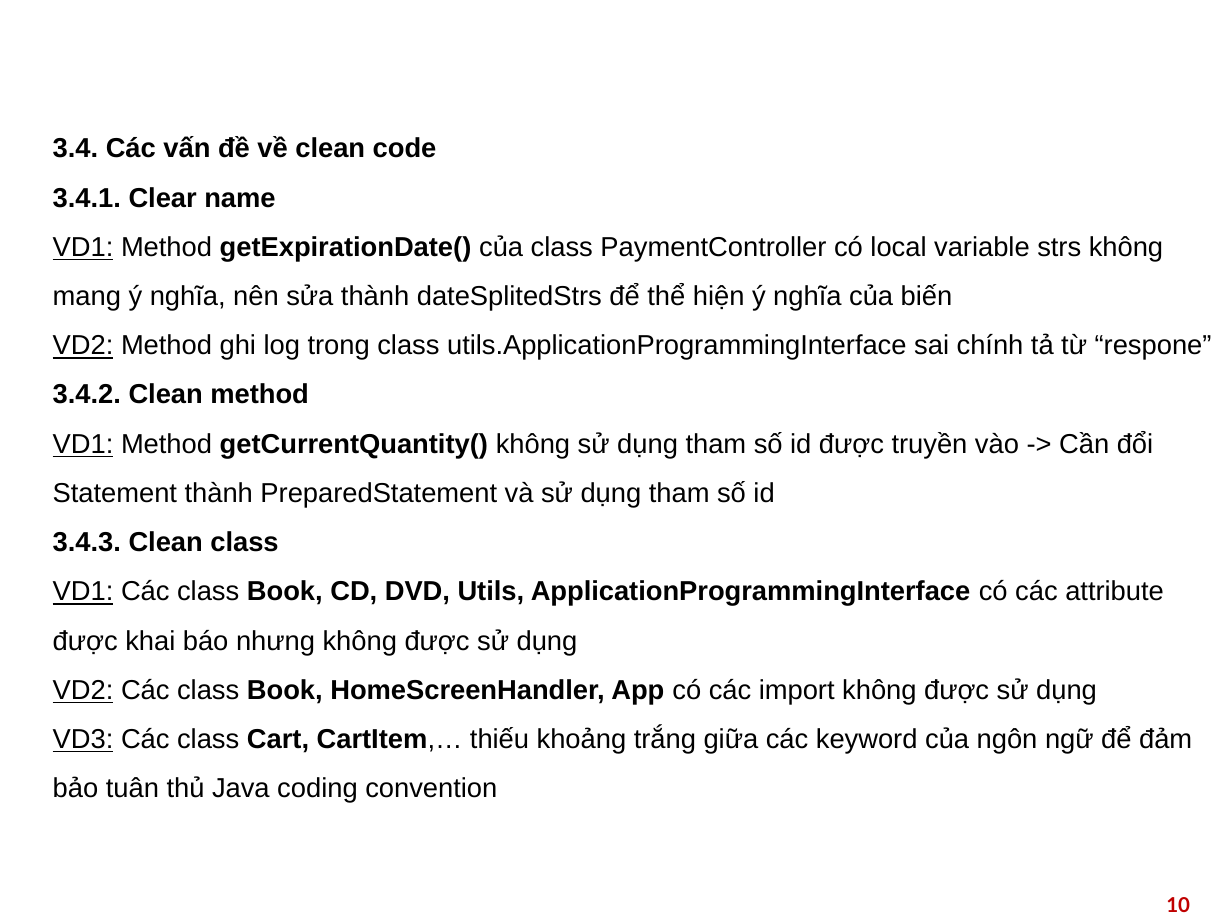
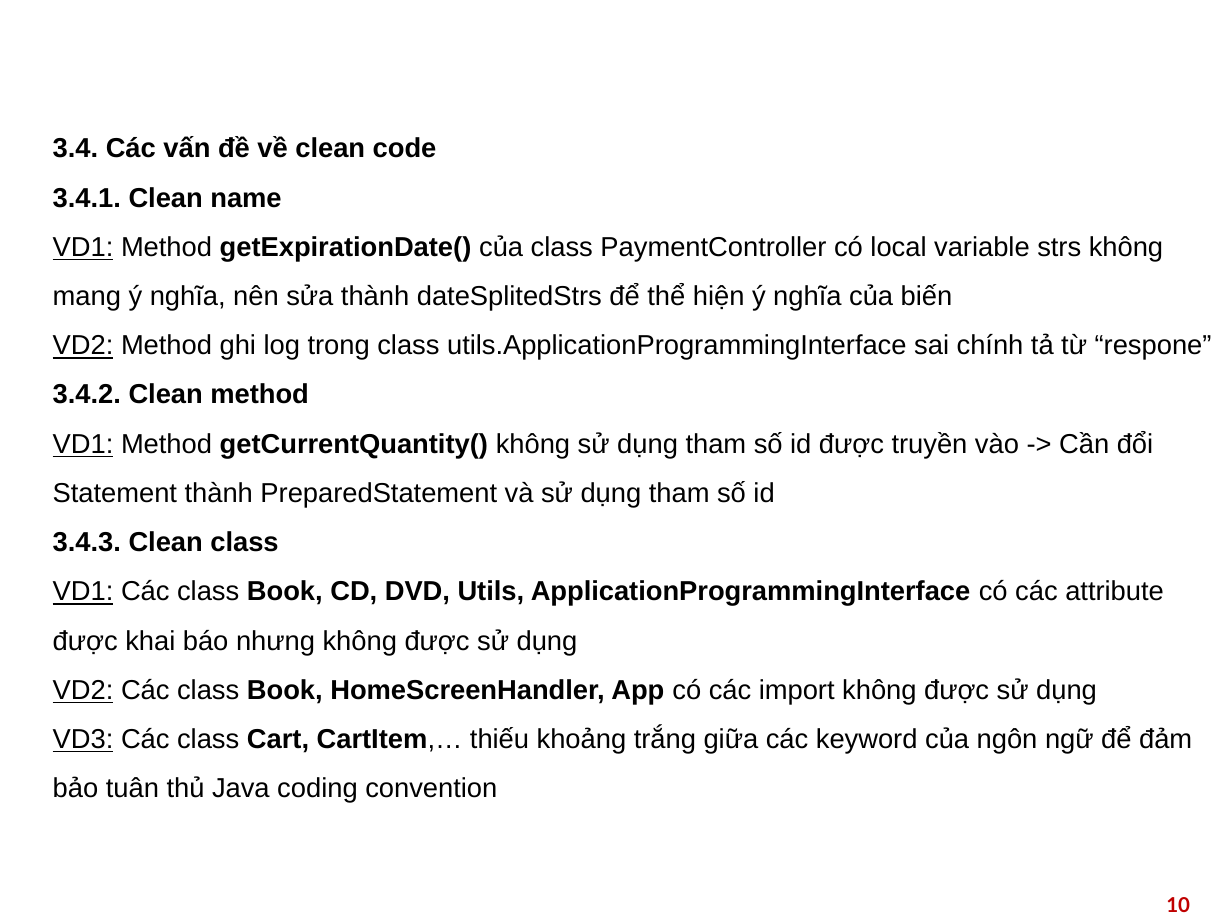
Before and after one commit to HieuPham2000/DP.20212.03, a slide deck: slide 10 of presentation/Design_Pattern_Slide.pptx. Drawn at 1232x924 pixels with LibreOffice and Linux fonts; fonts in the diff are those of the drawing; background and template pictures are left out. Boxes give left, top, right and bottom in pixels: in the first picture for what was removed or moved away, otherwise in the second. Text is boxed around its words. In the diff, an @@ line names an element or a change of style, - is before the commit and + after.

```diff
--- a/presentation/Design_Pattern_Slide.pptx
+++ b/presentation/Design_Pattern_Slide.pptx
@@ text at <box>53,187,281,208</box>: text changed @@
-3.4.1. Clear name
+3.4.1. Clean name
```
Also in this commit, not shown: 1 other file.
